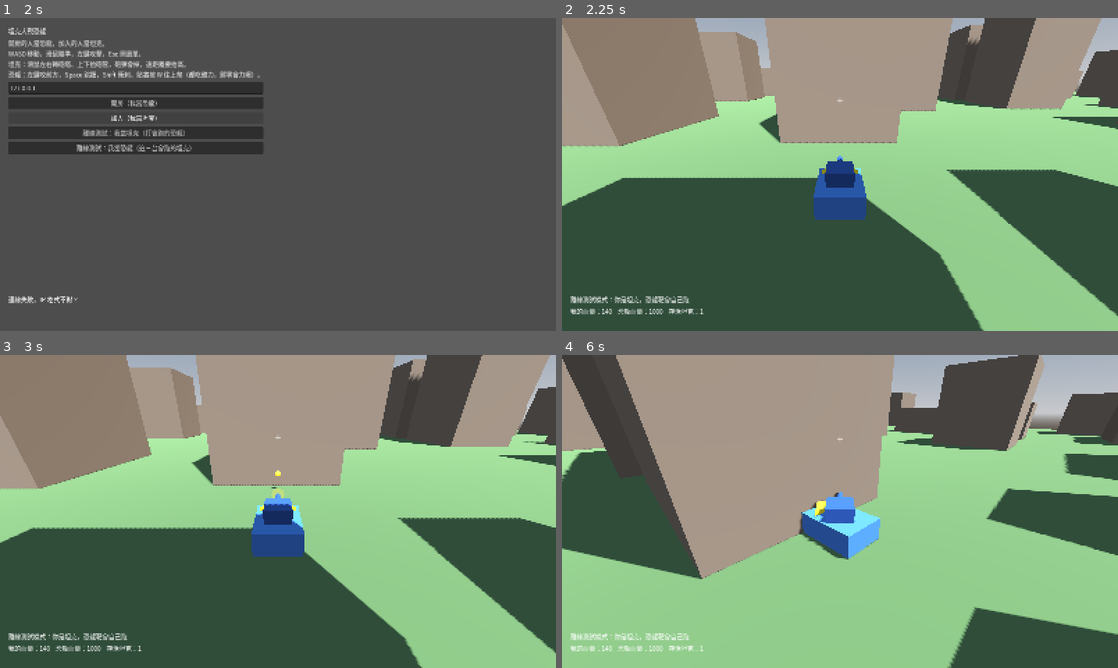
Above: before the commit, frames 1-4 (two rows, left to right).
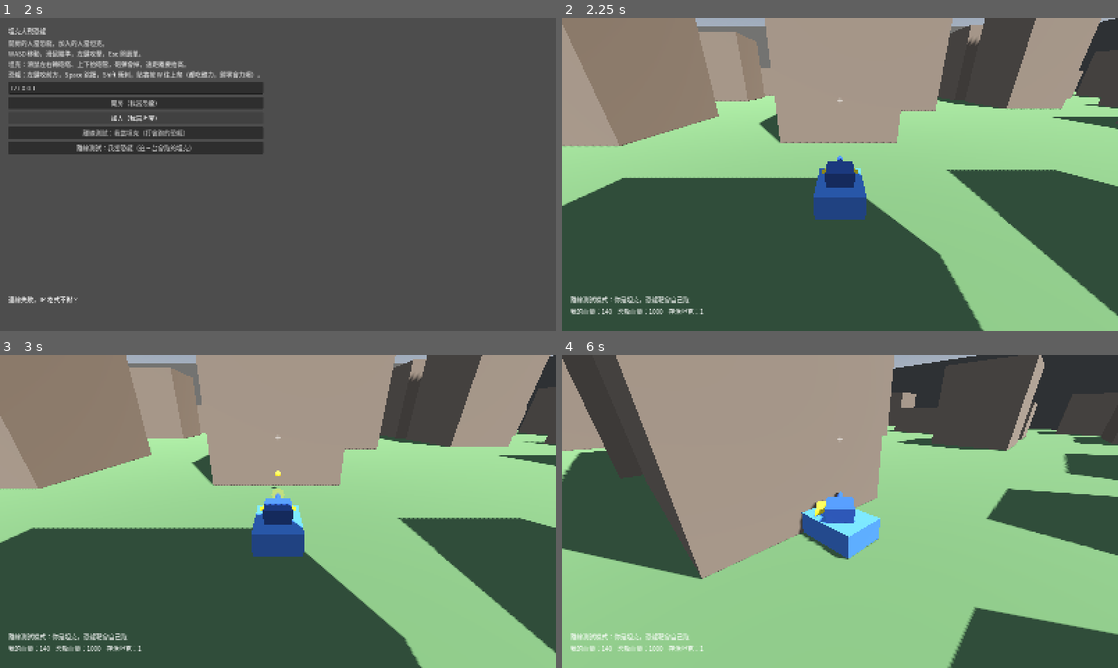
Above: after the commit, the same moments.

Repository: billxu0521/tank_war
Game: Godot game, scene res://main.tscn
The game is run twice, just before and just after one commit, with the same random seed, the same clock (stepped at 60 frames per second) and the same inputs.
Inputs (mouse positions are in pixels of both pictures, inside the frame that each line leads up to):
- Up to frame 1 (2 s): click "開房（我當恐龍）" at 0.5 s; click "加入（我當坦克）" at 1.25 s
- Up to frame 2 (2.25 s): click "離線測試：我當坦克（打會跑的恐龍）" at 2 s
- Up to frame 3 (3 s): tap Enter at 2.75 s; move the mouse to (305, 511) at 2.77 s; hold W from 2.78 s (still down); hold Shift from 2.78 s (still down); click (305, 511) at 2.92 s
- Up to frame 4 (6 s): keep holding W; tap Space at 3.02, 3.77, 4.25, 5.27, 5.75 s; move the mouse to (812, 511) at 3.52 s; release Shift at 3.53 s; tap Shift at 3.6, 5.1 s; move the mouse to (851, 505) at 4.27 s; hold Shift 4.28-5.03 s; tap Enter at 5 s; move the mouse to (834, 517) at 5.02 s; click (834, 517) at 5.17 s; move the mouse to (878, 514) at 5.77 s; hold Shift from 5.78 s (still down)

Frame 1 is identical in both runs. In frame 2, 1.1% of the frame differs, in the area x 24-100%, y 0-24%; in frame 3, 0.7%; in frame 4, 3.6%, in the area x 59-100%, y 0-24%.

Commit message:
場地四周加圍牆，東西掉不出場外
四面 30 公尺高的牆，內側牆面貼齊地板邊緣不留縫。

高度是算出來的，不是隨便抓的：恐龍能到的最高點是「跳 6.5 公尺
+ 用剩下的 70 體力再爬 16.8 公尺」= 23.3 公尺，所以 30 公尺翻不出去。
實測全力衝撞 + 貼牆狂爬 + 定時跳 12.5 秒，最遠只到 x=98.4（牆在 100）、
最高 24.8 公尺。

砲彈打到牆也會消失，不會再飛到場外才逾時。

測試補了圍牆案例：四面都在，而且高度要大於跳躍加攀爬的總和——
之後若調高跳躍力或體力上限，這條會先擋下來。共 14 項。

Co-Authored-By: Claude Opus 5 (1M context) <noreply@anthropic.com>
Claude-Session: https://claude.ai/code/session_019SAVwhULYTqidBLb1Ej4sE

Diff:
--- a/main.gd
+++ b/main.gd
@@ -6,6 +6,9 @@
 const SPAWN_CLEARANCE := 7.0  # 出生點離建築至少這麼遠
 const GRID := 7               # 建築排成 GRID x GRID
 const CELL := 26.0            # 格子間距，越小越密
+# 圍牆高度要壓過「跳 6.5 公尺 + 剩餘體力再爬約 17 公尺」的組合，恐龍才翻不出去
+const WALL_H := 30.0
+const WALL_T := 4.0
 const TANK := preload("res://tank.tscn")
 const DINO := preload("res://dino.tscn")
 
@@ -209,6 +212,16 @@
 
 func _build_arena() -> void:
 	_add_box(Vector3(0, -0.5, 0), Vector3(ARENA, 1, ARENA), Color(0.30, 0.40, 0.25))
+
+	# 四周圍牆，東西才不會掉出場外。內側牆面剛好貼齊地板邊緣，不留縫。
+	var e := (ARENA + WALL_T) * 0.5
+	var long := ARENA + WALL_T * 2.0
+	var col := Color(0.32, 0.31, 0.29)
+	_add_box(Vector3(0, WALL_H * 0.5, e), Vector3(long, WALL_H, WALL_T), col)
+	_add_box(Vector3(0, WALL_H * 0.5, -e), Vector3(long, WALL_H, WALL_T), col)
+	_add_box(Vector3(e, WALL_H * 0.5, 0), Vector3(WALL_T, WALL_H, long), col)
+	_add_box(Vector3(-e, WALL_H * 0.5, 0), Vector3(WALL_T, WALL_H, long), col)
+
 	# ponytail: 固定 seed 的亂數，每台機器蓋出來的建築才會完全一樣（場地沒有走網路同步）
 	var rng := RandomNumberGenerator.new()
 	rng.seed = 20260906
--- a/test_battle.gd
+++ b/test_battle.gd
@@ -31,6 +31,7 @@
 		_case_cover()
 		_case_trex_rig()
 		_case_stamina()
+		_case_arena_walls()
 		_start_shell_case()
 		return false
 	# 剩下的要跨好幾個 frame 才驗得到
@@ -73,7 +74,7 @@
 		printerr("有 %d 項失敗" % _fails)
 		quit(1)
 	else:
-		print("OK：生怪、傷害、勝負、咬擊方向、離線兩種模式、砲管俯仰、回大廳重開、建築擋視線、暴龍骨架與尾巴慣性、砲彈命中、恐龍跳躍、移動靶、體力規則都正常")
+		print("OK：生怪、傷害、勝負、咬擊方向、離線兩種模式、砲管俯仰、回大廳重開、建築擋視線、圍牆擋出界、暴龍骨架與尾巴慣性、砲彈命中、恐龍跳躍、移動靶、體力規則都正常")
 	return true
 
 # --- 共用 ---
@@ -320,6 +321,24 @@
 		"站著回得該比走著快很多（站 %.1f vs 走 %.1f）" % [still_gain, moving_gain])
 	_end(m)
 
+## 場地四周要有牆，而且要高過恐龍「跳 + 爬」能到的高度
+func _case_arena_walls() -> void:
+	var m := _new_game()
+	var d: Node = m.players.get_node(^"1")
+	var jump_h: float = d.JUMP_SPEED * d.JUMP_SPEED / (2.0 * d.GRAVITY)
+	var climb_h: float = (d.STAMINA_MAX - d.JUMP_COST) / d.CLIMB_DRAIN * d.CLIMB_SPEED
+	_ck(m.WALL_H > jump_h + climb_h,
+		"圍牆 %.0f 公尺要高過跳 %.1f + 爬 %.1f = %.1f 公尺"
+		% [m.WALL_H, jump_h, climb_h, jump_h + climb_h])
+
+	var walls := 0
+	for c in m.get_node(^"Arena").get_children():
+		for mi in c.get_children():
+			if mi is MeshInstance3D and mi.get_aabb().size.y > m.WALL_H - 0.1:
+				walls += 1
+	_ck(walls == 4, "四面都要有圍牆（現在 %d 面）" % walls)
+	_end(m)
+
 ## 開一局「我當恐龍」，等下面的 _phase 3 看坦克靶會不會自己跑
 func _start_dummy_case() -> void:
 	_phase = 3
Not shown, changed: README.md
